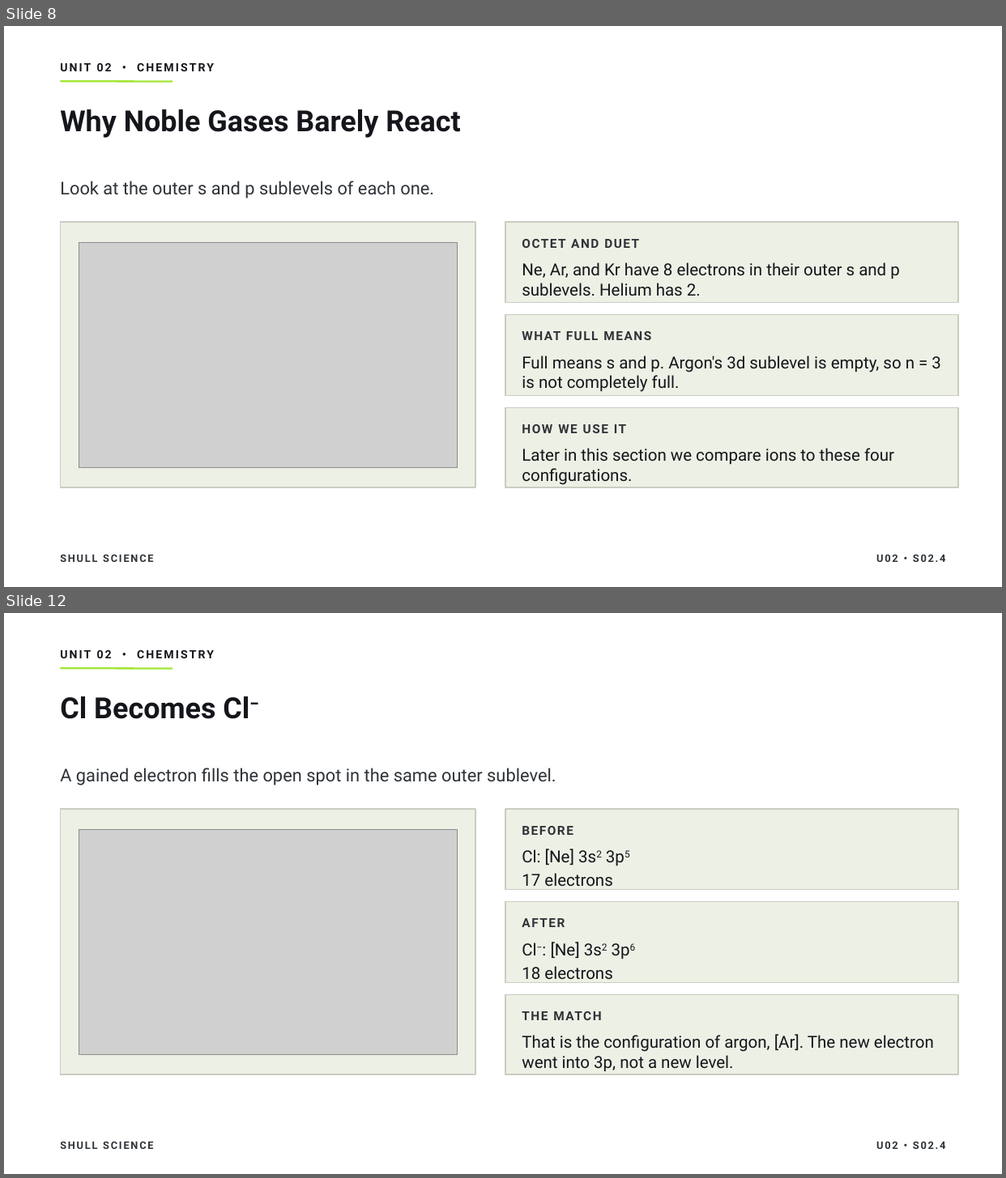
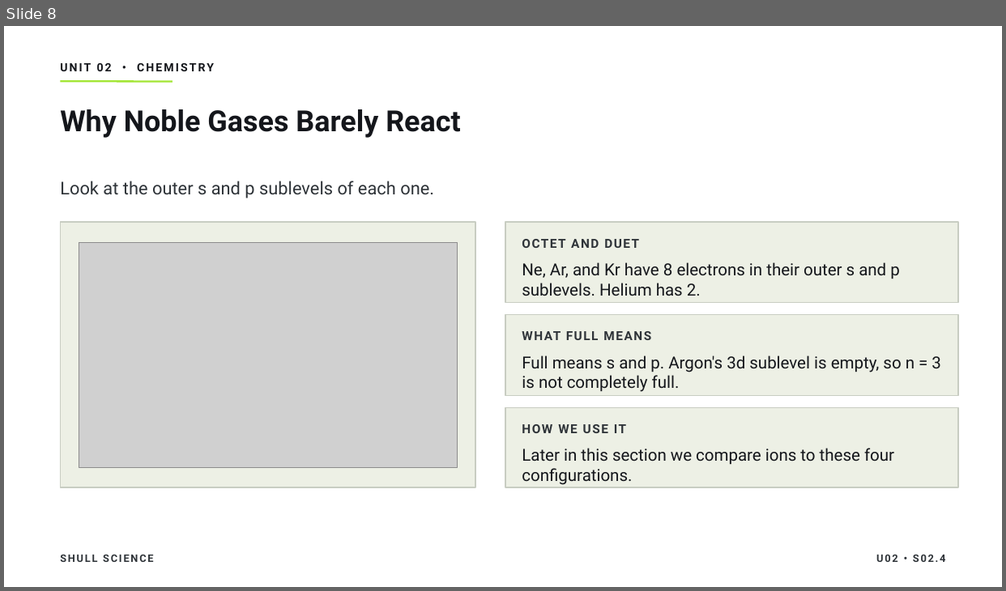
Before and after one commit to Hayabusa015/WorkWork, a slide deck: deliverables/chem-u02/SHULL_CHEM_Slides_U02_S02.4.pptx. Shown one above the other, each under a label of ours: slides 8 and 12 before the commit, slide 8 after it; the slides between them are not shown. The pictures are 1006x1178 and 1006x591 pixels, drawn with LibreOffice and Linux fonts; fonts in the diff are those of the drawing; grey boxes stand for pictures. Boxes give left, top, right and bottom in pixels: in the first picture for what was removed or moved away, otherwise in the second. Text is boxed around its words. In the diff, an @@ line names an element or a change of style, - is before the commit and + after.

```diff
--- a/deliverables/chem-u02/SHULL_CHEM_Slides_U02_S02.4.pptx
+++ b/deliverables/chem-u02/SHULL_CHEM_Slides_U02_S02.4.pptx
@@ slide 12 removed at [4, 613, 1002, 1174], background #FFFFFF; not listed: 6 template elements that a slide beside it also shows @@
@@ text removed at [60, 650, 214, 658] @@
-UNIT 02 • CHEMISTRY
@@ title removed at [60, 696, 249, 719] @@
-Cl Becomes Cl−
@@ text removed at [60, 768, 556, 786] @@
-A gained electron fills the open spot in the same outer sublevel.
@@ picture removed at [79, 830, 457, 1054] @@
@@ text removed at [522, 826, 573, 835] @@
-BEFORE
@@ text removed at [522, 849, 612, 886] @@
-Cl: [Ne] 3s2 3p5
-17 electrons
@@ text removed at [522, 915, 942, 934] @@
-AFTER
@@ text removed at [522, 942, 612, 980] @@
-Cl−: [Ne] 3s2 3p6
-18 electrons
@@ text removed at [522, 1008, 942, 1026] @@
-THE MATCH
@@ text removed at [522, 1034, 934, 1071] @@
-That is the configuration of argon, [Ar]. The new electron went into 3p, not a new level.
@@ text removed at [876, 1141, 946, 1149] @@
-U02 • S02.4
```
Also in this commit, not shown: 9 slides changed, 2 slides added, 1 other slide removed, 6 other files.
